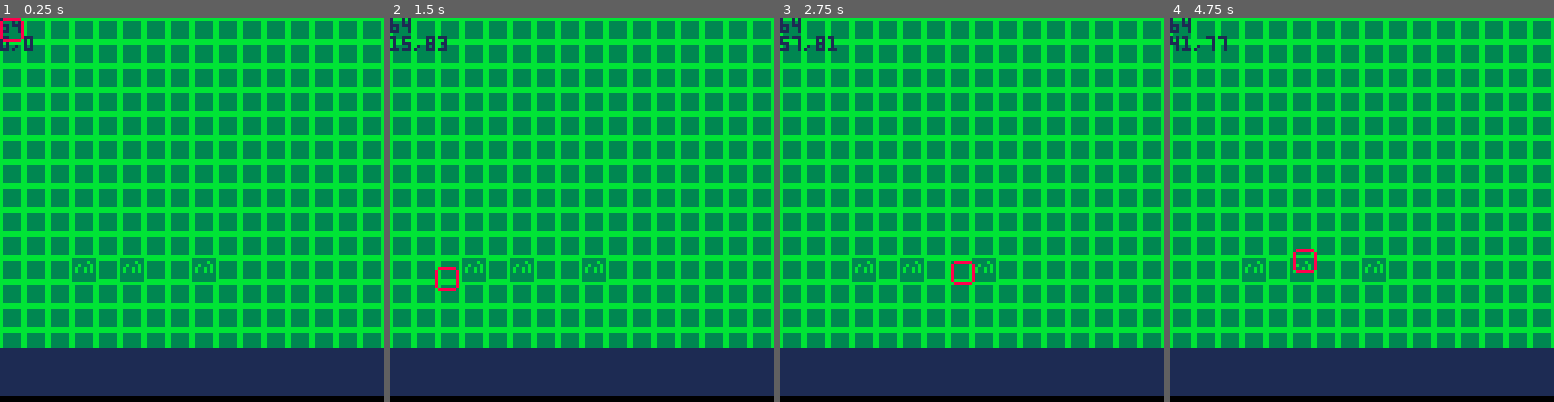
Above: before the commit, frames 1-4 (left to right).
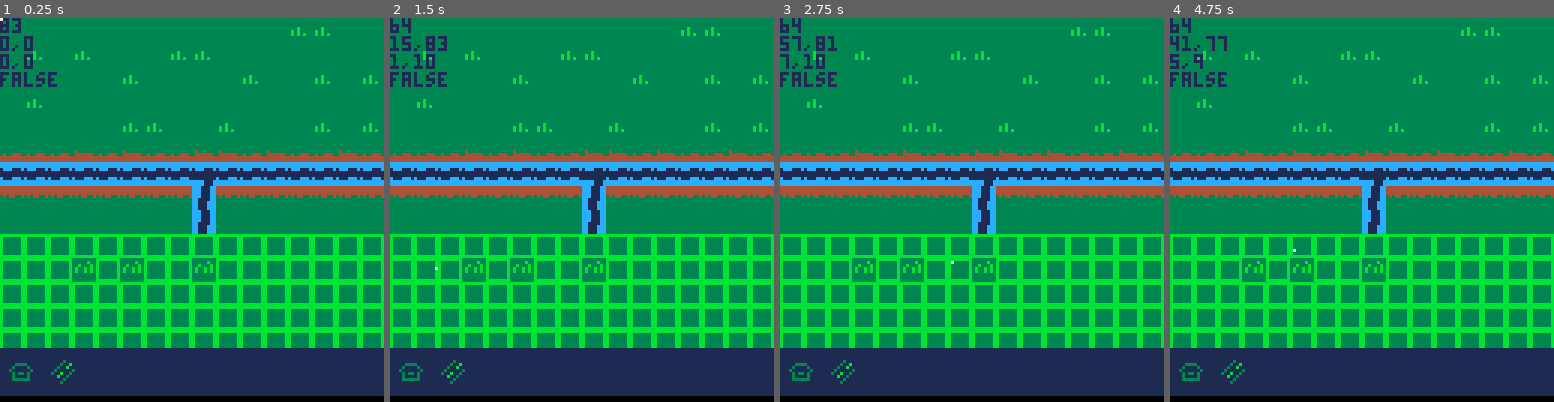
Above: after the commit, the same moments.

Repository: alainpuron/pico-8
Game: PICO-8 cartridge city.p8
Two runs of this game, one before a commit and one after it. Both use one fixed random seed, a clock stepped at 60 frames per second and the inputs below.
Inputs (mouse positions are in pixels of both pictures, inside the frame that each line leads up to):
- Up to frame 1 (0.25 s): no input
- Up to frame 2 (1.5 s): click (670, 121) at 0.67 s; click (436, 267) at 1.22 s
- Up to frame 3 (2.75 s): click (887, 114) at 1.77 s; click (952, 259) at 2.32 s
- Up to frame 4 (4.75 s): click (1404, 106) at 2.87 s; click (1465, 256) at 3.42 s; click (1231, 102) at 3.97 s; click (1292, 248) at 4.52 s

The runs differ from the first frame. In frame 1, 32% of the frame differs, in the area x 0-100%, y 0-96%; in frame 2, 32%; in frame 3, 32%; in frame 4, 32%.

Commit message:
Add files via upload

Diff:
--- a/city.p8
+++ b/city.p8
@@ -28,7 +28,7 @@
 	mouse = {
 		x=0,
 		y=0,
-		sp=1,
+		sp=2,
 		click=0
 	}
 
@@ -76,17 +77,18 @@
 
 	-- print tile
 	mouse_tile(mouse,toolbar_base)
+	print(is_over_toolbar)
 
 	 -- sp,x,y,h,w --
-		spr(mouse.sp,mouse.x,mouse.y,1,1)
+	spr(mouse.sp,mouse.x,mouse.y,1,1)
 
 end
 
 function mouse_movement(mouse)
 
 		-- tile coordinates
-		tile_x = flr(mouse.x / 8)
-  tile_y = flr(mouse.y / 8)
+		tile_x = 	flr(mouse.x / 8)
+  tile_y = 	flr(mouse.y / 8)
 
 		-- converting tile coordinates to pixel coordinates
 		cursor_x = tile_x * 8
@@ -98,15 +100,16 @@
 
 	print(mget(tile_x,tile_y))
 	print(mouse.x .. "," .. mouse.y)
-
-end
-
-function is_mouse_over(mouse,toolbar_base)
-
-		local starting_x = toolbar_base.s_width
-		local starting_y =	toolbar_base.s_height
-		local ending_x		 =	toolbar_base.e_width
-		local	ending_y 		=	toolbar_base.e_height
+	print(tile_x .. "," .. tile_y)
+
+end
+
+function is_mouse_over(mouse,item)
+
+		local starting_x = item.s_width
+		local starting_y =	item.s_height
+		local ending_x		 =	item.e_width
+		local	ending_y 		=	item.e_height
 
 		-- is over a border
 		if mouse.x >= starting_x and mouse.x <= ending_x and mouse.y >= starting_y and mouse.y <= ending_y then
@@ -143,8 +146,10 @@
 
 function consts_draw()
 	toolbar_base_draw(toolbar_base) -- draw toolbar base
-end
-
+	toolbar_draw(toolbar,toolbar_base) -- draw the selection
+end
+
+-- draw the base
 function toolbar_base_draw(toolbar_base)
 
 		-- lenght starting point
@@ -161,53 +166,55 @@
 
 end
 
+-- draws the items inside the toolbar
 function toolbar_draw(toolbar,toolbar_base)
 
-	local tool_x = toolbar_base.s_width -- x
-	local tool_y = toolbar_base.s_height -- y
-
- -- is_mouse_over(mouse,toolbar)
-
+			local tool_x 	= toolbar_base.s_width   -- x1
+			local tool_y 	= toolbar_base.s_height -- y2
+
+		-- selected toolbar,default nil
+			selection = nil
+
+	-- starting from 1 go though everything in list
 	for i = 1, #toolbar do
 
-		local item_x = tool_x - 14 + 14 * i
-
-		spr(toolbar.sp,item_x+3,tool_y-12,1,1)
-
-	end
-
-end
-…(31 lines of a section not shown)…
+			local item_x = tool_x + 14 * (i - 1)
+   local item_y = tool_y + 4
+
+ 		-- update the toolbar box
+			toolbar[i].s_width 	= 	item_x
+			toolbar[i].e_height = 	item_y + 8
+			toolbar[i].s_height = 	item_y
+			toolbar[i].e_width 	= 	item_x + 8
+
+		-- selected tool
+		local tool = toolbar[i]
+		local over_tool = is_mouse_over(mouse,tool)
+
+		-- draw all toolbars
+		spr(toolbar[i].sp,item_x+3,item_y,1,1)
+
+		-- if mouse is over a tool then show it with a rectangle
+		if over_tool then
+
+					selection = i -- which one is selected
+     rect(item_x+2, item_y - 1, item_x + 11, item_y + 8, 8)
+
+  end -- if
+			--	print(over_tool)
+	end -- for
+
+	--	print(selection)
+	-- print("starting x:" ..",".. toolbar[1].s_width)
+	--	print("starting y:" ..",".. toolbar[1].e_height)
+	--	print("ending x:" ..",".. toolbar[1].e_width)
+	--	print("ending y:" ..",".. toolbar[1].e_height)
+
+end -- function
+
+
+-->8
+-- toolbar selection --
 
 
 
@@ -275,15 +282,15 @@
 
 
 __map__
-4040404040404040404040404040404040404040404040404040404040404040404040404040400000000000000000000000000000000000000000000000000000000000000000000000000000000000000000000000000000000000000000000000000000000000000000000000000000000000000000000000000000000000
-4040404040404040404040404040404040404040404040404040404040404040404040404040400000000000000000000000000000000000000000000000000000000000000000000000000000000000000000000000000000000000000000000000000000000000000000000000000000000000000000000000000000000000
-4040404040404040404040404040404040404040404040404040404040404040404040404040400000000000000000000000000000000000000000000000000000000000000000000000000000000000000000000000000000000000000000000000000000000000000000000000000000000000000000000000000000000000
-4040404040404040404040404040404040404040404040404040404040404040404040404040400000000000000000000000000000000000000000000000000000000000000000000000000000000000000000000000000000000000000000000000000000000000000000000000000000000000000000000000000000000000
-4040404040404040404040404040404040404040404040404040404040404040404040404040400000000000000000000000000000000000000000000000000000000000000000000000000000000000000000000000000000000000000000000000000000000000000000000000000000000000000000000000000000000000
-4040404040404040404040404040404040404040404040404040404040404040404040404040400000000000000000000000000000000000000000000000000000000000000000000000000000000000000000000000000000000000000000000000000000000000000000000000000000000000000000000000000000000000
-4040404040404040404040404040404040404040404040404040404040404040404040404040400000000000000000000000000000000000000000000000000000000000000000000000000000000000000000000000000000000000000000000000000000000000000000000000000000000000000000000000000000000000
-4040404040404040404040404040404040404040404040404040404040404040404040404040400000000000000000000000000000000000000000000000000000000000000000000000000000000000000000000000000000000000000000000000000000000000000000000000000000000000000000000000000000000000
-4040404040404040404040404040404040404040404040404040404040404040404040404040400000000000000000000000000000000000000000000000000000000000000000000000000000000000000000000000000000000000000000000000000000000000000000000000000000000000000000000000000000000000
+5353535353535353535353535454535340404040404040404040404040404040404040404040400000000000000000000000000000000000000000000000000000000000000000000000000000000000000000000000000000000000000000000000000000000000000000000000000000000000000000000000000000000000
+5354535453535354545353535353535340404040404040404040404040404040404040404040400000000000000000000000000000000000000000000000000000000000000000000000000000000000000000000000000000000000000000000000000000000000000000000000000000000000000000000000000000000000
+5353535353545353535354535354535440404040404040404040404040404040404040404040400000000000000000000000000000000000000000000000000000000000000000000000000000000000000000000000000000000000000000000000000000000000000000000000000000000000000000000000000000000000
+5354535353535353535353535353535340404040404040404040404040404040404040404040400000000000000000000000000000000000000000000000000000000000000000000000000000000000000000000000000000000000000000000000000000000000000000000000000000000000000000000000000000000000
+5353535353545453535453535354535440404040404040404040404040404040404040404040400000000000000000000000000000000000000000000000000000000000000000000000000000000000000000000000000000000000000000000000000000000000000000000000000000000000000000000000000000000000
+5151515251525151525251525151525140404040404040404040404040404040404040404040400000000000000000000000000000000000000000000000000000000000000000000000000000000000000000000000000000000000000000000000000000000000000000000000000000000000000000000000000000000000
+5050505050505050705050505050505040404040404040404040404040404040404040404040400000000000000000000000000000000000000000000000000000000000000000000000000000000000000000000000000000000000000000000000000000000000000000000000000000000000000000000000000000000000
+5555555555555555605555555555555540404040404040404040404040404040404040404040400000000000000000000000000000000000000000000000000000000000000000000000000000000000000000000000000000000000000000000000000000000000000000000000000000000000000000000000000000000000
+5353535353535353605353535353535340404040404040404040404040404040404040404040400000000000000000000000000000000000000000000000000000000000000000000000000000000000000000000000000000000000000000000000000000000000000000000000000000000000000000000000000000000000
 4040404040404040404040404040404040404040404040404040404040404040404040404040400000000000000000000000000000000000000000000000000000000000000000000000000000000000000000000000000000000000000000000000000000000000000000000000000000000000000000000000000000000000
 4040404140414040414040404040404040404040404040404040404040404040404040404040400000000000000000000000000000000000000000000000000000000000000000000000000000000000000000000000000000000000000000000000000000000000000000000000000000000000000000000000000000000000
 4040404040404040404040404040404040404040404040404040404040404040404040404040400000000000000000000000000000000000000000000000000000000000000000000000000000000000000000000000000000000000000000000000000000000000000000000000000000000000000000000000000000000000
Not shown, changed: 57 lines of the sprite sheet (__gfx__) section of city.p8
